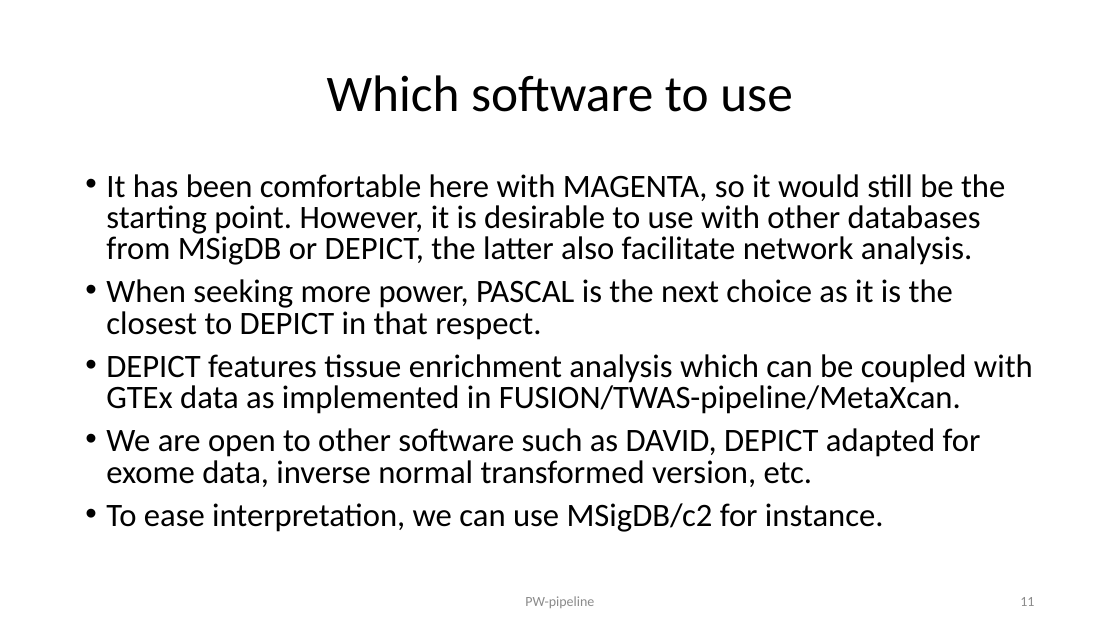
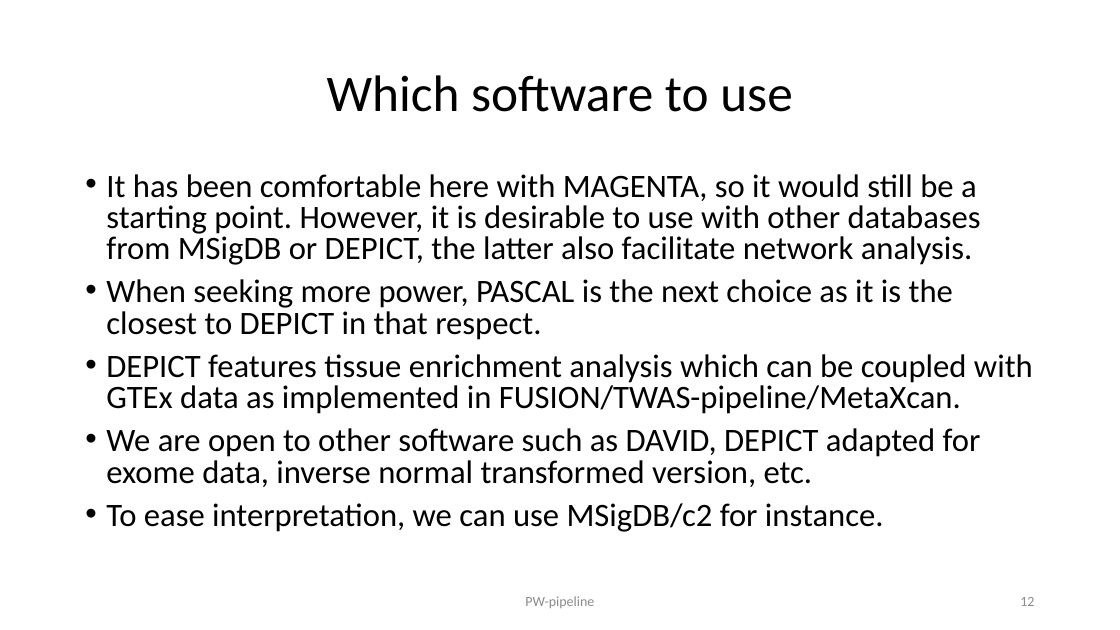
Before and after one commit to jinghuazhao/PW-pipeline, a slide deck: slide 12 of README.pptx (slide 11 before the commit). Drawn at 1120x630 pixels with LibreOffice and Linux fonts; fonts in the diff are those of the drawing. Boxes give left, top, right and bottom in pixels: in the first picture for what was removed or moved away, otherwise in the second. Text is boxed around its words. In the diff, an @@ line names an element or a change of style, - is before the commit and + after.

```diff
--- a/README.pptx
+++ b/README.pptx
@@ text at [106, 174, 981, 265]: text changed @@
-• It has been comfortable here with MAGENTA, so it would still be the starting point. However, it is desirable to use with other databases from MSigDB or DEPICT, the latter also facilitate network analysis.
+• It has been comfortable here with MAGENTA, so it would still be a starting point. However, it is desirable to use with other databases from MSigDB or DEPICT, the latter also facilitate network analysis.
@@ page number at [1020, 597, 1034, 606]: text changed @@
-11
+12
```
Also in this commit, not shown: 6 other slides changed, 1 slide added.
